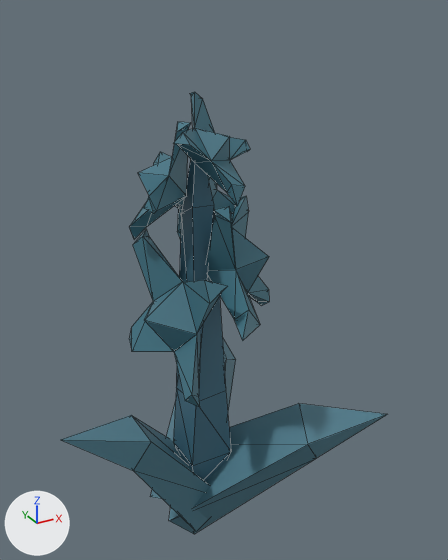
Two versions of the FBX model Assets/Assetpacks/PolygonAdventure/Models/SM_Env_Plant_01.fbx, one commit apart.
Both versions are drawn from a camera (50 mm lens) standing at (-0.00414, -0.00847, 0.00925) and looking at (0.00051, -0.00002, 0.00503). Lighting does not change. The marker at lower left points along +X, +Y and +Z. Mesh edges are drawn as thin lines. Where no turn or scale is listed for an object, it has been applied to the vertices.

In view in the first picture: 'SM_Env_Plant_02'.
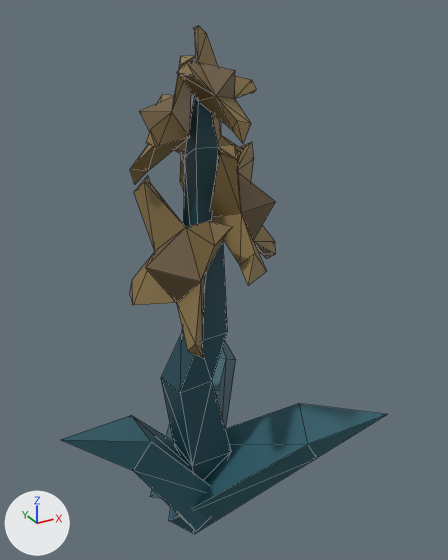
Location of each change, [x1, y1, x2, y2] in pixels of the pictures (448 x 560 px; the box of a moved part takes in the faces that stretch with it):
'SM_Env_Plant_02', reshaped (15% taller)
    before: [61, 92, 387, 534]
    after: [61, 26, 387, 534]
part 1 of me_mesh, moved or reshaped
    before: [206, 196, 269, 341]
    after: [210, 142, 276, 285]
part 2 of me_mesh, moved or reshaped
    before: [174, 92, 250, 206]
    after: [177, 26, 256, 144]
part 3 of me_mesh, moved or reshaped
    before: [129, 229, 228, 408]
    after: [130, 176, 233, 359]
part 4 of me_mesh, moved or reshaped
    before: [129, 122, 191, 239]
    after: [130, 56, 195, 184]
part 5 of me_mesh, moved or reshaped
    before: [175, 175, 236, 238]
    after: [175, 113, 242, 191]
part 6 of me_mesh, moved or reshaped
    before: [173, 160, 231, 466]
    after: [161, 96, 231, 466]
part 7 of me_mesh, surface changed
    both: [61, 341, 386, 534]

The change, as a list of edits to the scene's bpy script:
```text
Change me_mesh:
    used by ob_sm_env_plant_02; location = (0.0, 0.0, 0.0)
    remove me_mesh.from_pydata(...)  # 154 vertices, 272 faces; spans x -0.00262..0.00262, y -0.00204..0.00204, z 0.0..0.00814
    add me_mesh.from_pydata(...)  # 158 vertices, 280 faces; spans x -0.00262..0.00262, y -0.00204..0.00204, z 0.0..0.00902
    me_mesh part 1: the loose piece of 22 vertices spanning x -0.00026..0.00124, y -0.00172..0.00034, z 0.0045..0.00667 is moved by (0.00005, -0.00006, 0.00089)
    me_mesh part 2: the loose piece of 22 vertices spanning x -0.00074..0.00087, y -0.00109..0.00006, z 0.00666..0.00814 is moved by (0.00005, -0.00006, 0.00089)
    me_mesh part 3: the loose piece of 22 vertices spanning x -0.00112..-0.00001, y -0.00151..0.00081, z 0.0036..0.00595 is moved by (0.00005, -0.00006, 0.00089)
    me_mesh part 4: the loose piece of 22 vertices spanning x -0.00118..-0.00011, y -0.00101..0.00079, z 0.00592..0.00776 is moved by (0.00005, -0.00006, 0.00089)
    me_mesh part 5: the loose piece of 22 vertices spanning x -0.00057..0.00105, y 0.00001..0.00067, z 0.00549..0.00713 is moved by (0.00005, -0.00006, 0.00089)
    me_mesh part 6
    9 vertices are removed from x -0.00043..0.00027, y -0.0006..0.00009, z 0.00314..0.00767
    20 faces are deleted
    13 vertices are added at x -0.0007..0.00028, y -0.00062..0.0001, z 0.00341..0.00856
    28 new faces join them
    me_mesh part 7: 52 kept faces spanning x -0.00262..0.00262, y -0.00204..0.00204, z 0.0..0.00332 get new texture (UV) coordinates
```
